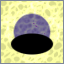
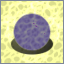
The second w=64, h=64 image is a revision of the first. Changes to its layers:
moved "Damage0 #1" above "Damage0" over bbox(13, 33, 51, 51)
painted on "Damage0" over bbox(10, 33, 54, 55)
